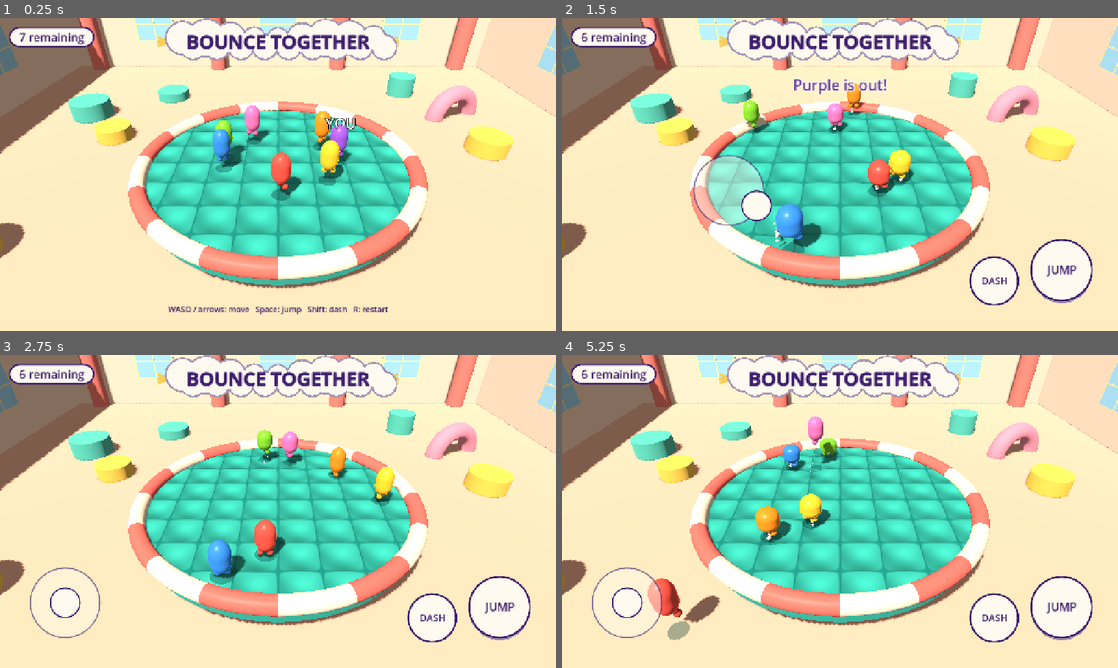
Above: before the commit, frames 1-4 (two rows, left to right).
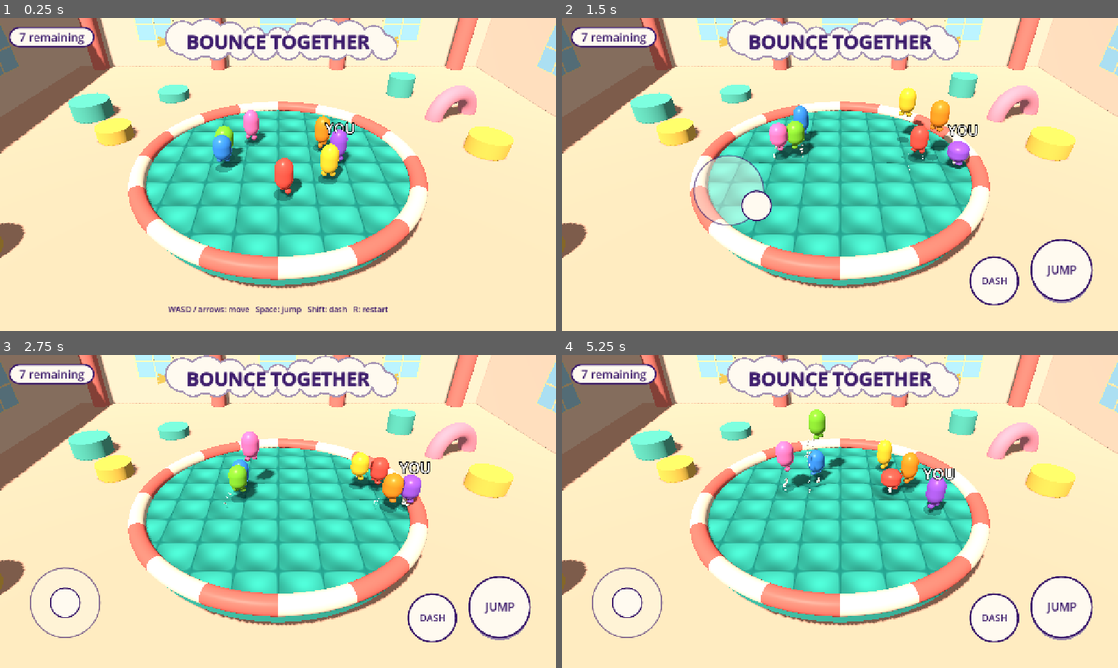
Above: after the commit, the same moments.

Repository: oronanschel/bounce-together
Game: Godot game, scene res://scenes/main.tscn
Same seed, same stepped clock (60 frames per second), same inputs: the game is played once before the commit and once after it.
Inputs (mouse positions are in pixels of both pictures, inside the frame that each line leads up to):
- Up to frame 1 (0.25 s): no input
- Up to frame 2 (1.5 s): move the mouse to (962, 158) at 0.52 s; hold D (move_right) 0.53-1.25 s; tap Shift (dash) at 0.6 s; click (962, 158) at 0.67 s; tap Space (jump) at 0.77 s; drag from (728, 190) to (812, 237) at 1.27 s
- Up to frame 3 (2.75 s): move the mouse to (333, 442) at 2.02 s; hold D (move_right) from 2.03 s (still down); tap Shift (dash) at 2.1 s
- Up to frame 4 (5.25 s): release D (move_right) at 2.75 s; drag from (812, 574) to (673, 464) at 2.77 s; move the mouse to (1006, 558) at 3.52 s; hold A (move_left) 3.53-4.25 s; tap Shift (dash) at 3.6, 5.1 s; tap Space (jump) at 3.77 s; drag from (673, 464) to (756, 433) at 4.27 s; move the mouse to (867, 511) at 5.02 s; hold S (move_back) from 5.03 s (still down); click (867, 511) at 5.17 s

The runs differ from the first frame. In frame 1, 1.4% of the frame differs, in the area x 38-64%, y 27-59%; in frame 2, 5.7%, in the area x 3-75%, y 4-76%; in frame 3, 4.5%; in frame 4, 5.1%.

Commit message:
Apply researched movement and steerable hit tuning
Assisted-by: Codex:GPT-6 (Karma42 agent codex-bouncer)

Diff:
--- a/scripts/main.gd
+++ b/scripts/main.gd
@@ -221,8 +221,8 @@
 			if horizontal.length() > Tuning.HIT_DISTANCE or abs(separation.y) > Tuning.HIT_VERTICAL_RANGE:
 				continue
 			var direction := horizontal.normalized() if horizontal.length() > 0.001 else Vector2.RIGHT
-			var va := Vector2(a.velocity.x + a.knockback.x, a.velocity.z + a.knockback.z)
-			var vb := Vector2(b.velocity.x + b.knockback.x, b.velocity.z + b.knockback.z)
+			var va := Vector2(a.velocity.x, a.velocity.z)
+			var vb := Vector2(b.velocity.x, b.velocity.z)
 			# Each bouncer's speed into the other adds to the push it delivers.
 			var a_strike := maxf(0.0, va.dot(direction)) * Tuning.HIT_SPEED_SCALE
 			a_strike += maxf(0.0, -a.velocity.y) * Tuning.HIT_FALL_SCALE
@@ -231,8 +231,8 @@
 			var to_b := minf(Tuning.HIT_MAX_IMPULSE, Tuning.HIT_IMPULSE + a_strike)
 			var to_a := minf(Tuning.HIT_MAX_IMPULSE, Tuning.HIT_IMPULSE + b_strike)
 			var axis := Vector3(direction.x, 0, direction.y)
-			a.knockback -= axis * to_a
-			b.knockback += axis * to_b
+			a.apply_impulse(-axis * to_a)
+			b.apply_impulse(axis * to_b)
 			a.velocity.y = maxf(a.velocity.y, Tuning.HIT_LIFT)
 			b.velocity.y = maxf(b.velocity.y, Tuning.HIT_LIFT)
 			hit_cooldowns[key] = Tuning.HIT_COOLDOWN
@@ -249,10 +249,10 @@
 		if p.global_position.y < 0.0 or p.global_position.y > Tuning.RIM_HEIGHT:
 			continue
 		var outward := radial.normalized()
-		var total_motion := Vector2(p.velocity.x + p.knockback.x, p.velocity.z + p.knockback.z)
+		var total_motion := Vector2(p.velocity.x, p.velocity.z)
 		var outward_speed := total_motion.dot(outward)
 		if outward_speed <= 0.0 or outward_speed >= Tuning.RIM_BREAK_SPEED:
 			continue
-		var correction := outward * (outward_speed + Tuning.RIM_REBOUND_SPEED)
-		p.knockback -= Vector3(correction.x, 0, correction.y)
+		var correction := outward * (outward_speed * (1.0 + Tuning.RIM_RESTITUTION))
+		p.apply_impulse(-Vector3(correction.x, 0, correction.y))
 		rim_cooldowns[p] = Tuning.RIM_COOLDOWN
--- a/scripts/physics_tuning.gd
+++ b/scripts/physics_tuning.gd
@@ -1,21 +1,24 @@
 extends RefCounted
-## Gameplay tuning in world units and seconds. Initial values are provisional;
-## replace them with playtested research-based values when those are ready.
+## Gameplay tuning in world units and seconds. Starting values follow PR #10
+## game-feel research, with a minimum rebound retained for automatic bouncing.
 
 const ARENA_RADIUS := 8.0
 const OUT_HEIGHT := -0.8
 const MOVE_SPEED := 6.0
-const GROUND_ACCEL := 30.0
-const AIR_ACCEL := 30.0
-const JUMP_VELOCITY := 9.0
-const RISE_GRAVITY := 22.0
-const FALL_GRAVITY_MULTIPLIER := 1.35
-const BOUNCE_RATIO := 0.58
+const GROUND_ACCEL := 50.0
+const GROUND_DECEL := 65.0
+const AIR_ACCEL := 40.0
+const JUMP_VELOCITY := 10.0
+const RISE_GRAVITY := 25.0
+const FALL_GRAVITY_MULTIPLIER := 1.6
+const TERMINAL_FALL_SPEED := 25.0
+const BOUNCE_RATIO := 0.5
 const MIN_BOUNCE_VELOCITY := 5.0
-const TIMED_BOUNCE_BONUS := 3.0
-const MAX_TIMED_BOUNCE_VELOCITY := 16.0
+const TIMED_BOUNCE_BONUS := 7.0
+const MAX_TIMED_BOUNCE_VELOCITY := 15.0
 const JUMP_BUFFER_SECONDS := 0.12
-const KNOCKBACK_DRAG := 2.0
+const HIT_CONTROL_FACTOR := 0.3
+const HIT_CONTROL_SECONDS := 0.2
 const DASH_IMPULSE := 8.0
 const DASH_COOLDOWN := 1.0
 const HIT_SPEED_SCALE := 0.55
@@ -24,11 +27,11 @@
 const RIM_INSET := 0.55
 const RIM_HEIGHT := 1.4
 const RIM_BREAK_SPEED := 10.0
-const RIM_REBOUND_SPEED := 7.0
+const RIM_RESTITUTION := 0.8
 const RIM_COOLDOWN := 0.35
 const HIT_DISTANCE := 1.12
 const HIT_COOLDOWN := 0.55
-const HIT_IMPULSE := 6.5
+const HIT_IMPULSE := 2.0
 const HIT_LIFT := 2.0
 const HIT_VERTICAL_RANGE := 1.2
 const BOT_THINK_SECONDS := 0.3
--- a/scripts/player.gd
+++ b/scripts/player.gd
@@ -14,7 +14,7 @@
 var is_bot := false
 var bot_direction := Vector2.ZERO
 var bot_jump := false
-var knockback := Vector3.ZERO
+var _hit_control_time := 0.0
 
 var _was_on_floor := false
 var _last_fall_speed := 0.0
@@ -43,7 +43,7 @@
 		var gravity := Tuning.RISE_GRAVITY
 		if velocity.y < 0.0:
 			gravity *= Tuning.FALL_GRAVITY_MULTIPLIER
-		velocity.y -= gravity * delta
+		velocity.y = maxf(-Tuning.TERMINAL_FALL_SPEED, velocity.y - gravity * delta)
 		_last_fall_speed = max(_last_fall_speed, -velocity.y)
 
 	var input := Vector2.ZERO
@@ -56,10 +56,15 @@
 		_last_direction = input.normalized()
 	_dash_cooldown = maxf(0.0, _dash_cooldown - delta)
 	if not is_out and not is_bot and _dash_cooldown <= 0.0 and Input.is_action_just_pressed("dash"):
-		knockback += Vector3(_last_direction.x, 0, _last_direction.y) * Tuning.DASH_IMPULSE
+		apply_impulse(Vector3(_last_direction.x, 0, _last_direction.y) * Tuning.DASH_IMPULSE)
 		_dash_cooldown = Tuning.DASH_COOLDOWN
 	var target := Vector3(input.x, 0, input.y) * Tuning.MOVE_SPEED
+	_hit_control_time = maxf(0.0, _hit_control_time - delta)
 	var acceleration := Tuning.GROUND_ACCEL if is_on_floor() else Tuning.AIR_ACCEL
+	if is_on_floor() and input.length_squared() < 0.01:
+		acceleration = Tuning.GROUND_DECEL
+	if _hit_control_time > 0.0:
+		acceleration *= Tuning.HIT_CONTROL_FACTOR
 	velocity.x = move_toward(velocity.x, target.x, acceleration * delta)
 	velocity.z = move_toward(velocity.z, target.z, acceleration * delta)
 
@@ -71,14 +76,7 @@
 		_jump_buffer = 0.0
 		launched.emit(velocity.y, false)
 
-	# External impulses persist separately from steering so a hit can carry a
-	# bouncer off the edge instead of being immediately cancelled by input.
-	velocity.x += knockback.x
-	velocity.z += knockback.z
 	move_and_slide()
-	velocity.x -= knockback.x
-	velocity.z -= knockback.z
-	knockback = knockback.move_toward(Vector3.ZERO, Tuning.KNOCKBACK_DRAG * delta)
 
 	if is_on_floor() and not _was_on_floor:
 		var impact := _last_fall_speed
@@ -89,13 +87,19 @@
 			velocity.y = maxf(Tuning.MIN_BOUNCE_VELOCITY, impact * Tuning.BOUNCE_RATIO)
 			var timed := _jump_buffer > 0.0
 			if timed:
-				velocity.y = minf(Tuning.MAX_TIMED_BOUNCE_VELOCITY, maxf(velocity.y, impact) + Tuning.TIMED_BOUNCE_BONUS)
+				velocity.y = minf(Tuning.MAX_TIMED_BOUNCE_VELOCITY, velocity.y + Tuning.TIMED_BOUNCE_BONUS)
 				_jump_buffer = 0.0
 			launched.emit(velocity.y, timed)
 	_was_on_floor = is_on_floor()
 
 	_visual.face(input, delta)
 	_visual.set_motion(Vector2(velocity.x, velocity.z).length(), velocity.y, _ground_y())
+
+
+## Impulses become velocity so steering can counter them instead of fighting wind.
+func apply_impulse(impulse: Vector3) -> void:
+	velocity += impulse
+	_hit_control_time = Tuning.HIT_CONTROL_SECONDS
 
 
 ## Height of whatever is below us (for the blob shadow).
--- a/tests/round_smoke.gd
+++ b/tests/round_smoke.gd
@@ -14,25 +14,23 @@
 	await physics_frame
 	await physics_frame
 	Input.action_release("dash")
-	assert(a.knockback.length() > 0.0)
-	a.knockback = Vector3.ZERO
+	assert(Vector2(a.velocity.x, a.velocity.z).length() > 0.0)
+	a.velocity = Vector3.ZERO
 	var b = game.players[1]
 	a.position = Vector3(0, 1, 0)
 	b.position = Vector3(1, 1, 0)
 	a.velocity = Vector3(6, 0, 0)
 	game._resolve_bumps()
-	assert(a.knockback.x < 0 and b.knockback.x > 6.5)
+	assert(a.velocity.x < 6.0 and b.velocity.x > 2.0)
 	var tuning = load("res://scripts/physics_tuning.gd")
 	a.position = Vector3(tuning.ARENA_RADIUS - 0.2, 0.2, 0)
-	a.knockback = Vector3.ZERO
 	a.velocity = Vector3(4, 0, 0)
 	game._resolve_rim()
-	assert(a.knockback.x < -4.0)
+	assert(a.velocity.x < 0.0)
 	game.rim_cooldowns.clear()
-	a.knockback = Vector3.ZERO
 	a.velocity = Vector3(tuning.RIM_BREAK_SPEED + 1.0, 0, 0)
 	game._resolve_rim()
-	assert(a.knockback == Vector3.ZERO)
+	assert(a.velocity.x > tuning.RIM_BREAK_SPEED)
 	for i in range(1, 7):
 		game.players[i].position.y = -1
 	game._physics_process(0.016)
Binary file added: docs/screenshots/research-tuning.png
Not shown, changed: build/web-compact/index.pck.wasm
Not shown, changed: build/web/index.pck
